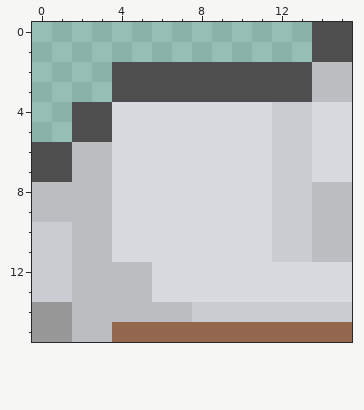
Pixel-art sprite -- frontier/assets/unpacked/buildings/resourceBuildings/stone_01_S.png. Above, as it was before the edit.
The file is 16x16 pixels.
After:
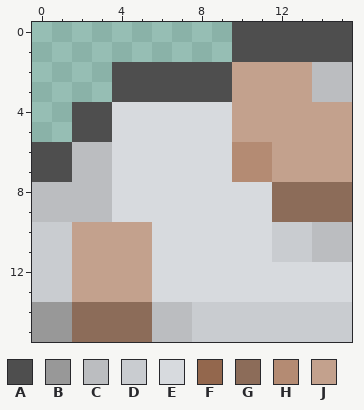
Palette (. is transparent): A #4e4e4e  B #989898  C #bbbdc0  D #c9ccd0  E #d7dade  F #93674d  G #8c6c59  H #b48b73  J #c3a18d
From old to new:
y 0..1: x 10..13 .... -> AAAA
y 2..3: x 10..13 AAAA -> JJJJ
y 4..5: x 10..15 EEDDEE -> JJJJJJ
y 6..7: x 10..15 EEDDEE -> HHJJJJ
y 8..9: x 12..15 DDCC -> GGGG
y 10..11: x 2..5 CCEE -> JJJJ
y 12..13: x 2..5 CCCC -> JJJJ
y 14: x 2..5 CCCC -> GGGG
y 15: x 2..15 CCFFFFFFFFFFFF -> GGGGCCDDDDDDDD
